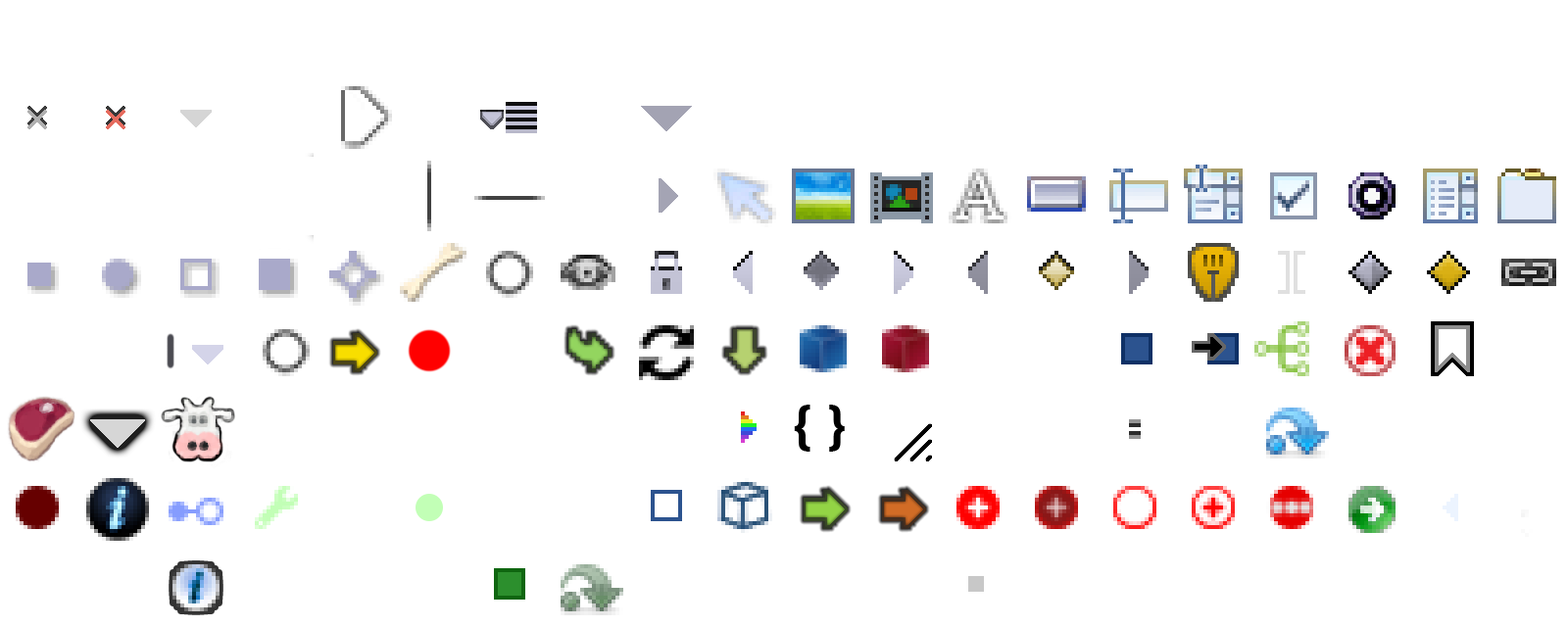
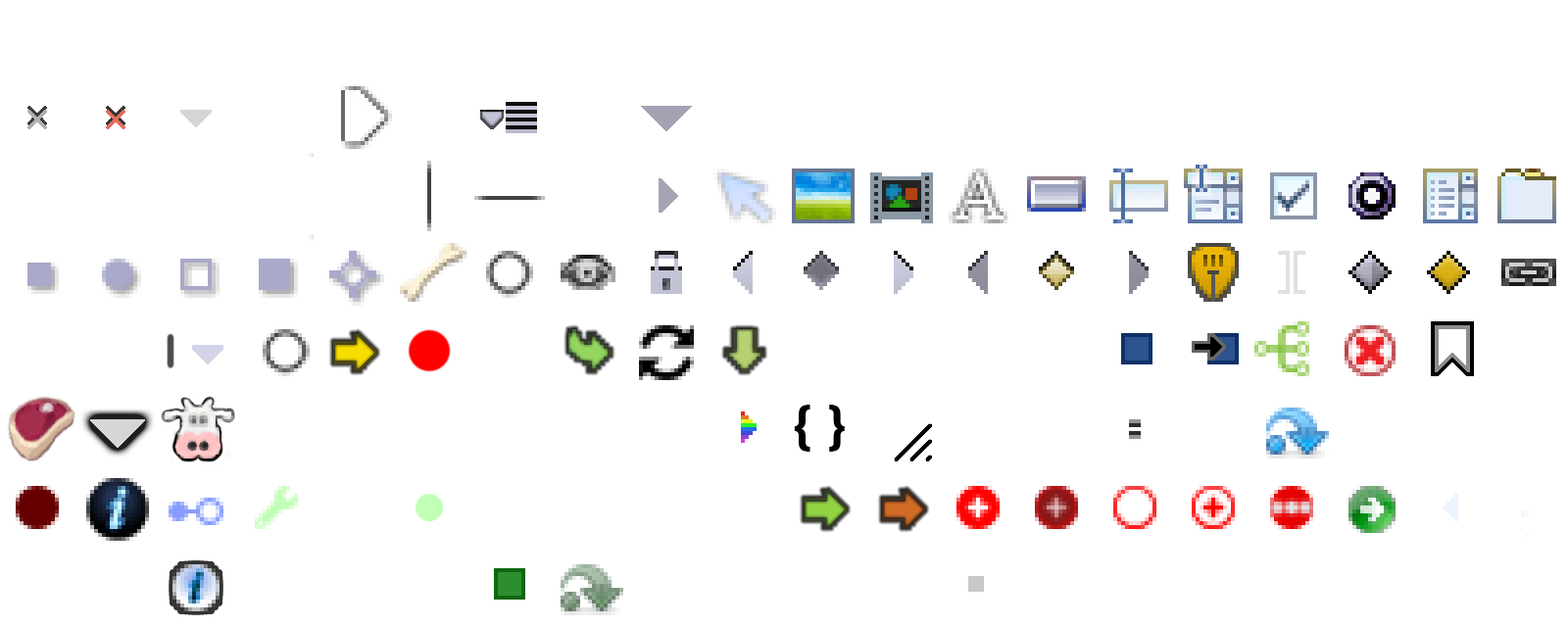
Two versions of the same layered image (1568×627). Layer-by-layer changes:
painted on "Icon_Object" over [799, 325, 847, 373]
painted on "Icon_Object Deleted" over [882, 325, 930, 373]
painted on "Type_Struct" over [650, 490, 683, 522]
painted on "Type_Object" over [717, 478, 773, 534]
